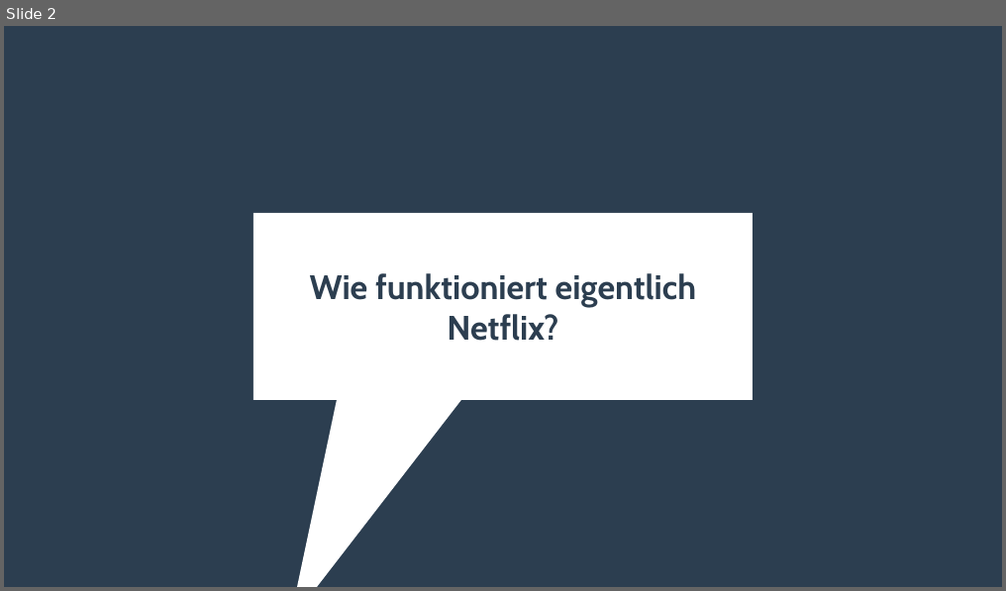
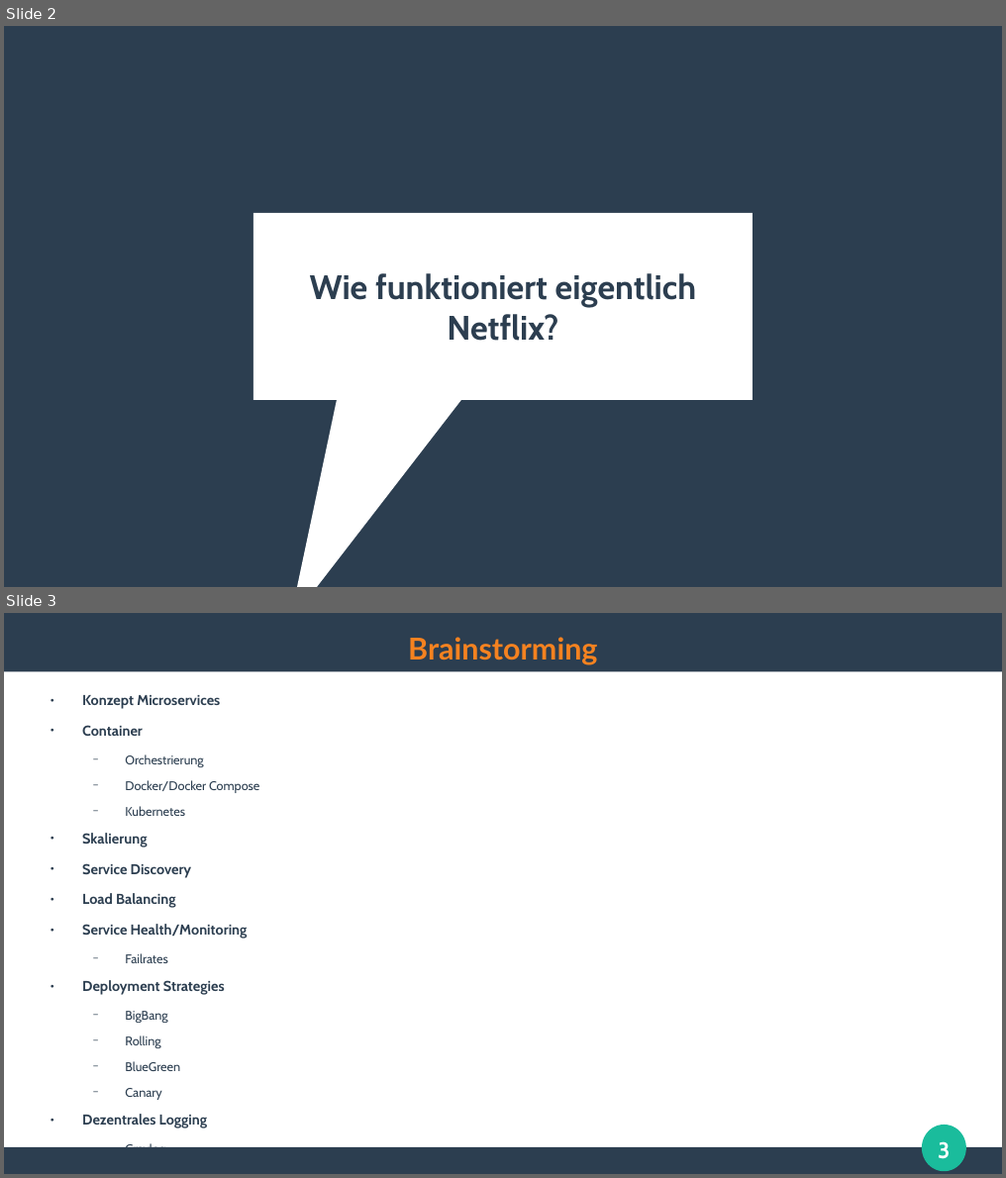
Before and after one commit to ghandmann/HS-AlbSig-WebAnwendungen2, a slide deck: Kapitel/10_Microservice_Architecture.odp. Shown one above the other, each under a label of ours: slide 2 before the commit, slides 2 and 3 after it. The pictures are 1006x591 and 1006x1178 pixels, drawn with LibreOffice and Linux fonts; fonts in the diff are those of the drawing. Boxes give left, top, right and bottom in pixels: in the first picture for what was removed or moved away, otherwise in the second. Text is boxed around its words. In the diff, an @@ line names an element or a change of style, - is before the commit and + after.

Commit message:
Chapter about Microservices

```diff
--- a/Kapitel/10_Microservice_Architecture.odp
+++ b/Kapitel/10_Microservice_Architecture.odp
@@ slide 3 added at (4,613,1002,1174), background #FFFFFF @@
@@ rectangle added at (4,613,1002,671), fill #2C3E50 @@
@@ title added at (408,637,597,665), 24 pt, text #F58220, bold @@
+Brainstorming
@@ text added at (82,695,259,1129), 11.4 pt, text #2C3E50, bold @@
+● Konzept Microservices
+● Container
+  − Orchestrierung
+  − Docker/Docker Compose
+  − Kubernetes
+● Skalierung
+● Service Discovery
+● Load Balancing
+● Service Health/Monitoring
+  − Failrates
+● Deployment Strategies
+  − BigBang
+  − Rolling
+  − BlueGreen
+  − Canary
+● Dezentrales Logging
+  − Graylog
@@ ellipse added at (923,1125,966,1171), fill #1ABC9C @@
@@ page number added at (938,1142,949,1159), 18 pt, text #FFFFFF, bold @@
+3
@@ rectangle added at (4,1149,1002,1174), fill #2C3E50 @@
```
Also in this commit, not shown: 20 other slides added, 2 other files.
